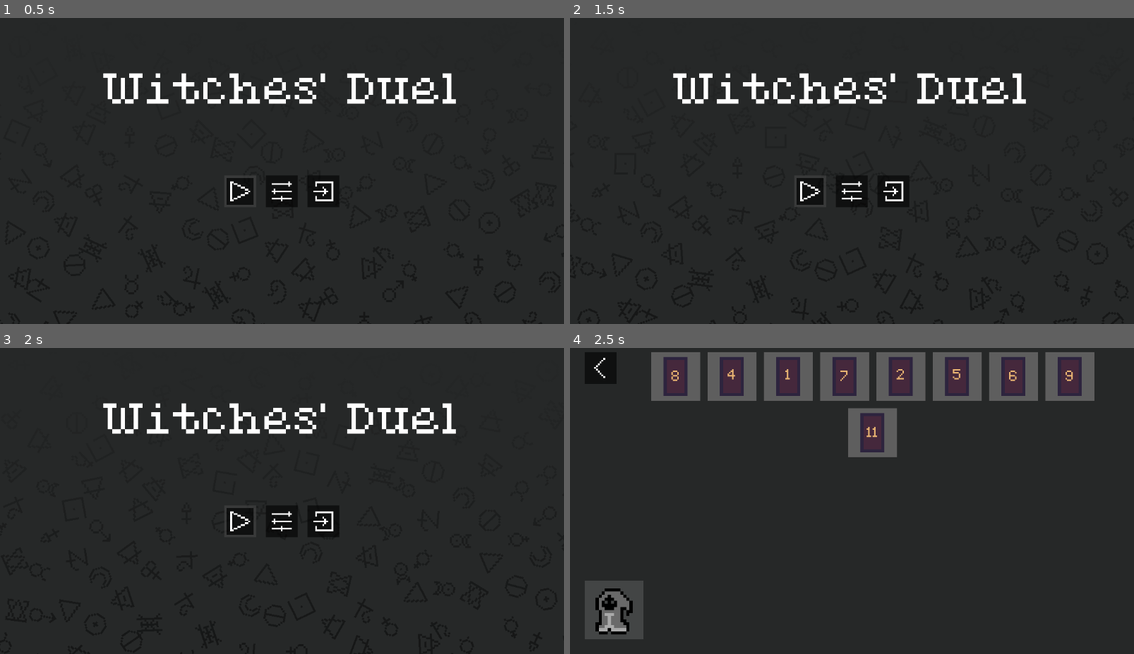
Above: before the commit, frames 1-4 (two rows, left to right).
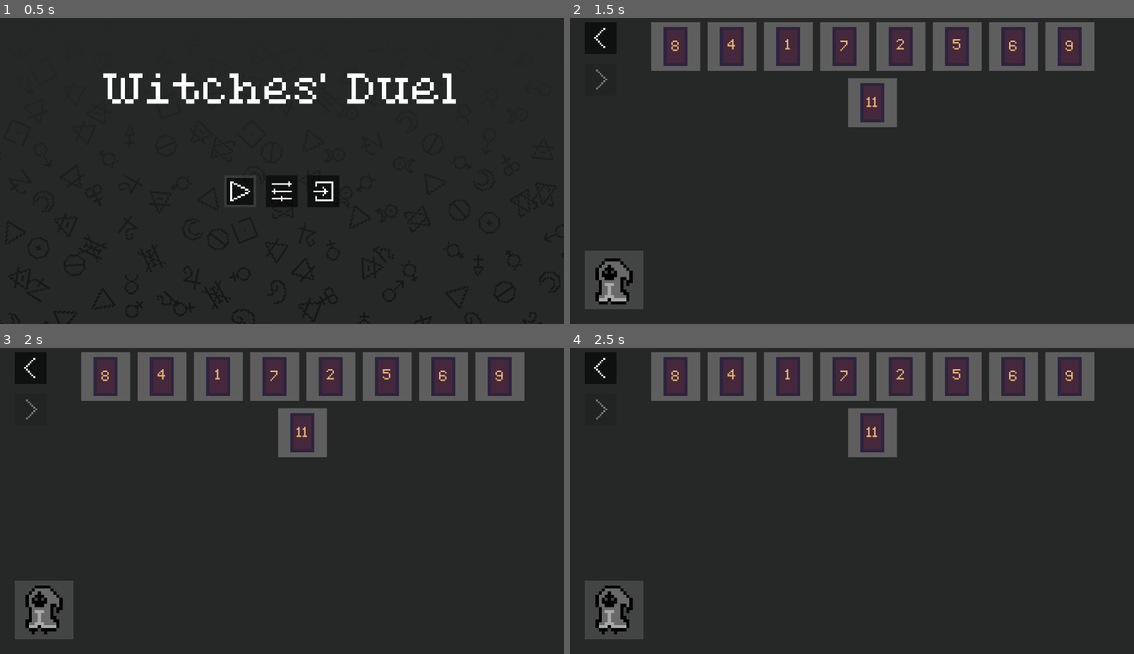
Above: after the commit, the same moments.

Repository: Andreabee0/Witches--Duel
Game: Godot game, scene res://scenes/menu.tscn
Two runs of this game, one before a commit and one after it. Both use one fixed random seed, a clock stepped at 60 frames per second and the inputs below.
Inputs (mouse positions are in pixels of both pictures, inside the frame that each line leads up to):
- Up to frame 1 (0.5 s): no input
- Up to frame 2 (1.5 s): click (812, 192) at 0.5 s; click (598, 39) at 1.27 s
- Up to frame 3 (2 s): no input
- Up to frame 4 (2.5 s): click (812, 522) at 2.02 s

Frame 1 is identical in both runs. In frame 2, 15% of the frame differs, in the area x 2-93%, y 1-96%; in frame 3, 15%; in frame 4, 0.5%.

Commit message:
Add forward button

Diff:
--- a/scenes/components/player_selectable.tscn
+++ b/scenes/components/cursor_selectable.tscn
@@ -1,7 +1,7 @@
 [gd_scene load_steps=5 format=3 uid="uid://lho7uo5n8t0c"]
 
-[ext_resource type="Script" path="res://src/menu/player_selectable.gd" id="1_wxuo8"]
-[ext_resource type="Shader" path="res://shaders/player_selectable.gdshader" id="3_vadbg"]
+[ext_resource type="Script" path="res://src/menu/cursor_selectable.gd" id="1_wxuo8"]
+[ext_resource type="Shader" path="res://shaders/cursor_selectable.gdshader" id="3_vadbg"]
 [ext_resource type="Script" path="res://src/menu/border_scale.gd" id="4_t3rda"]
 
 [sub_resource type="ShaderMaterial" id="ShaderMaterial_51elr"]
@@ -12,7 +12,7 @@
 shader_parameter/color_count = 0
 shader_parameter/colors = Array[Color]([])
 
-[node name="PlayerSelectable" type="Control"]
+[node name="CursorSelectable" type="Control"]
 custom_minimum_size = Vector2(100, 100)
 layout_mode = 3
 anchors_preset = 15
--- a/scenes/menu/perk_select.tscn
+++ b/scenes/menu/perk_select.tscn
@@ -1,10 +1,11 @@
-[gd_scene load_steps=6 format=3 uid="uid://baxca3ttmqgaj"]
+[gd_scene load_steps=7 format=3 uid="uid://baxca3ttmqgaj"]
 
 [ext_resource type="Script" path="res://src/menu/perk_select.gd" id="1_khifm"]
 [ext_resource type="Texture2D" uid="uid://qlyr03gtote8" path="res://sprites/menu/back.png" id="2_utxuj"]
-[ext_resource type="PackedScene" uid="uid://lho7uo5n8t0c" path="res://scenes/components/player_selectable.tscn" id="3_6egso"]
+[ext_resource type="Texture2D" uid="uid://cs5fehiwkpmex" path="res://sprites/menu/forward.png" id="3_tucl3"]
+[ext_resource type="Script" path="res://src/menu/cursor_button.gd" id="3_xphk0"]
+[ext_resource type="AudioStream" uid="uid://duqdbbnutm320" path="res://sounds/exit.wav" id="4_d21f7"]
 [ext_resource type="AudioStream" uid="uid://nomwn1gytfrq" path="res://sounds/select.wav" id="4_hrrtj"]
-[ext_resource type="Texture2D" uid="uid://dgbg8odi6e3q6" path="res://sprites/symbols/air.png" id="4_yb6wg"]
 
 [node name="PerkSelectMenu" type="Control"]
 layout_mode = 3
@@ -40,27 +41,42 @@
 layout_mode = 2
 size_flags_vertical = 3
 
-[node name="BackButton" type="Button" parent="VerticalContainer/MainContainer"]
+[node name="Navigation" type="VBoxContainer" parent="VerticalContainer/MainContainer"]
+layout_mode = 2
+
+[node name="BackButton" type="Button" parent="VerticalContainer/MainContainer/Navigation"]
 texture_filter = 1
 custom_minimum_size = Vector2(65, 65)
 layout_mode = 2
 size_flags_vertical = 0
 theme_override_font_sizes/font_size = 30
+toggle_mode = true
 icon = ExtResource("2_utxuj")
 icon_alignment = 1
 expand_icon = true
+script = ExtResource("3_xphk0")
+sound = ExtResource("4_d21f7")
+
+[node name="ForwardButton" type="Button" parent="VerticalContainer/MainContainer/Navigation"]
+texture_filter = 1
+custom_minimum_size = Vector2(65, 65)
+layout_mode = 2
+size_flags_vertical = 0
+theme_override_font_sizes/font_size = 30
+disabled = true
+icon = ExtResource("3_tucl3")
+icon_alignment = 1
+expand_icon = true
+script = ExtResource("3_xphk0")
+sound = ExtResource("4_hrrtj")
 
 [node name="PerksContainer" type="FlowContainer" parent="VerticalContainer/MainContainer"]
 layout_mode = 2
 size_flags_horizontal = 3
 alignment = 1
 
-[node name="PlayerSelectable" parent="VerticalContainer/MainContainer/PerksContainer" instance=ExtResource("3_6egso")]
-layout_mode = 2
-select_sound = ExtResource("4_hrrtj")
-texture = ExtResource("4_yb6wg")
-
 [node name="PlayersContainer" type="HBoxContainer" parent="VerticalContainer"]
 layout_mode = 2
 
-[connection signal="pressed" from="VerticalContainer/MainContainer/BackButton" to="." method="_on_back_pressed"]
+[connection signal="pressed" from="VerticalContainer/MainContainer/Navigation/BackButton" to="." method="_on_back_pressed"]
+[connection signal="pressed" from="VerticalContainer/MainContainer/Navigation/ForwardButton" to="." method="_on_forward_pressed"]
--- a/src/menu/button_sound.gd
+++ b/src/menu/button_sound.gd
@@ -1,3 +1,4 @@
+class_name ButtonSound
 extends Button
 
 
--- /dev/null
+++ b/src/menu/cursor_button.gd
@@ -0,0 +1,34 @@
+extends ButtonSound
+
+var focused_style: StyleBox
+var focused := false
+
+
+func _ready() -> void:
+	mouse_filter = MOUSE_FILTER_IGNORE
+	toggle_mode = true
+	focused_style = get_theme_stylebox("focus", theme_type_variation)
+
+
+func _draw() -> void:
+	if not disabled and focused:
+		focused_style.draw(get_canvas_item(), Rect2(Vector2.ZERO, size))
+
+
+func _process(_delta: float) -> void:
+	if disabled:
+		return
+	var cursor_inside := false
+	var cursor_pressing := false
+	for device_id in Players.selections:
+		var selections: Selections = Players.selections[device_id]
+		if not selections.cursor_in(get_global_rect()):
+			continue
+		cursor_inside = true
+		cursor_pressing = selections.is_pressing()
+		if selections.has_pressed():
+			pressed.emit()
+	if cursor_inside != focused:
+		queue_redraw()
+	focused = cursor_inside
+	button_pressed = cursor_pressing
--- a/src/menu/player_selectable.gd
+++ b/src/menu/cursor_selectable.gd
@@ -1,8 +1,8 @@
 @tool
-class_name PlayerSelectable
+class_name CursorSelectable
 extends Control
 
-signal on_pressed(selectable: PlayerSelectable, device: int)
+signal on_pressed(selectable: CursorSelectable, device: int)
 
 @export var select_sound: AudioStream
 
@@ -59,9 +59,6 @@
 	if not Engine.is_editor_hint():
 		for device_id in Players.selections:
 			var selections: Selections = Players.selections[device_id]
-			if (
-				get_global_rect().has_point(selections.cursor_position)
-				and selections.device.is_action_just_released("multi_ui_accept")
-			):
+			if selections.cursor_in(get_global_rect()) and selections.has_pressed():
 				SoundPlayer.play_sound(select_sound)
 				on_pressed.emit(self, device_id)
--- a/src/menu/main.gd
+++ b/src/menu/main.gd
@@ -7,6 +7,16 @@
 
 func _ready() -> void:
 	$Buttons/Play.call_deferred("grab_focus")
+	Util.checked_connect(Players.devices_changed, _on_devices_changed)
+	_on_devices_changed()
+
+
+func _exit_tree() -> void:
+	Util.checked_disconnect(Players.devices_changed, _on_devices_changed)
+
+
+func _on_devices_changed():
+	$Buttons/Play.disabled = Players.get_device_count() < 1
 
 
 func _on_quit_pressed() -> void:
--- a/src/menu/menu_manager.gd
+++ b/src/menu/menu_manager.gd
@@ -31,6 +31,7 @@
 func set_menu_perk_select() -> void:
 	var menu: PerkSelectMenu = set_menu(perk_select_menu)
 	Util.checked_connect(menu.back_pressed, set_menu_main)
+	Util.checked_connect(menu.forward_pressed, set_menu_spell_select)
 
 
 func set_menu_spell_select() -> void:
--- a/src/menu/perk_select.gd
+++ b/src/menu/perk_select.gd
@@ -3,9 +3,10 @@
 extends Control
 
 signal back_pressed
+signal forward_pressed
 
 const BASE_PLAYER := preload("res://scenes/components/player_display.tscn")
-const BASE_SELECTABLE := preload("res://scenes/components/player_selectable.tscn")
+const BASE_SELECTABLE := preload("res://scenes/components/cursor_selectable.tscn")
 
 @export var player_count := 0:
 	set = set_player_count
@@ -14,7 +15,8 @@
 # player selectable to perk name
 var perk_selectables := {}
 
-@onready var perks_container = $VerticalContainer/MainContainer/PerksContainer
+@onready var perks_container: FlowContainer = $VerticalContainer/MainContainer/PerksContainer
+@onready var forward_button: Button = $VerticalContainer/MainContainer/Navigation/ForwardButton
 
 
 func set_player_count(value: int) -> void:
@@ -45,18 +47,25 @@
 			display.perk_slots = 1
 			display.set_selections(Players.get_selections_for_joined(device))
 		else:
-			for perk: PlayerSelectable in perks_container.get_children():
+			for perk: CursorSelectable in perks_container.get_children():
 				perk.set_player_selected(display.get_device(), false)
 			display.set_color(PlayerColor.make())
 			display.perk_slots = 0
 			display.set_selections(null)
+	update_can_go_forward()
+
+
+func update_can_go_forward() -> void:
+	forward_button.disabled = (
+		Players.get_joined_count() < 1 or not Players.all_joined_selected_perk()
+	)
 
 
 func _ready() -> void:
 	for child in perks_container.get_children():
 		child.queue_free()
 	for perk in PerkRegistry.all_perks:
-		var child: PlayerSelectable = BASE_SELECTABLE.instantiate()
+		var child: CursorSelectable = BASE_SELECTABLE.instantiate()
 		child.texture = PerkRegistry.get_perk_texture(perk)
 		Util.checked_connect(child.on_pressed, _on_perk_selected)
 		perks_container.add_child(child)
@@ -66,6 +75,7 @@
 		set_player_count(player_count)
 	else:
 		update_player_count()
+		update_can_go_forward()
 		Util.checked_connect(Players.devices_changed, update_player_count)
 		Util.checked_connect(Players.joined_devices_changed, updated_joined_players)
 
@@ -81,15 +91,20 @@
 
 
 func _on_back_pressed() -> void:
-	Players.unjoin_all(false)
+	Players.unjoin_all()
 	back_pressed.emit()
 
 
-func _on_perk_selected(selectable: PlayerSelectable, device: int) -> void:
-	for other: PlayerSelectable in perk_selectables:
+func _on_forward_pressed() -> void:
+	forward_pressed.emit()
+
+
+func _on_perk_selected(selectable: CursorSelectable, device: int) -> void:
+	for other: CursorSelectable in perk_selectables:
 		if other == selectable:
 			continue
 		other.set_player_selected(device, false)
 	selectable.set_player_selected(device, true)
 	var selections: Selections = Players.selections[device]
 	selections.set_perk(PerkRegistry.new_perk_instance(perk_selectables[selectable]))
+	update_can_go_forward()
--- a/src/players.gd
+++ b/src/players.gd
@@ -97,3 +97,10 @@
 
 func get_color_for_joined(device: DeviceInput) -> PlayerColor:
 	return colors[device.device]
+
+
+func all_joined_selected_perk() -> bool:
+	for key in selections:
+		if not selections[key].has_perk():
+			return false
+	return true
--- a/src/selections.gd
+++ b/src/selections.gd
@@ -33,3 +33,23 @@
 	stats.player_id = device.device
 	stats.spells = spells
 	stats.perk = perk
+
+
+func has_perk() -> bool:
+	return perk != null
+
+
+func has_spells() -> bool:
+	return false
+
+
+func cursor_in(area: Rect2) -> bool:
+	return area.has_point(cursor_position)
+
+
+func is_pressing() -> bool:
+	return device.is_action_pressed("multi_ui_accept")
+
+
+func has_pressed() -> bool:
+	return device.is_action_just_released("multi_ui_accept")
Renamed: shaders/player_selectable.gdshader -> shaders/cursor_selectable.gdshader
Binary file added: sprites/menu/forward.png
Not shown, added: sprites/menu/forward.png.import
